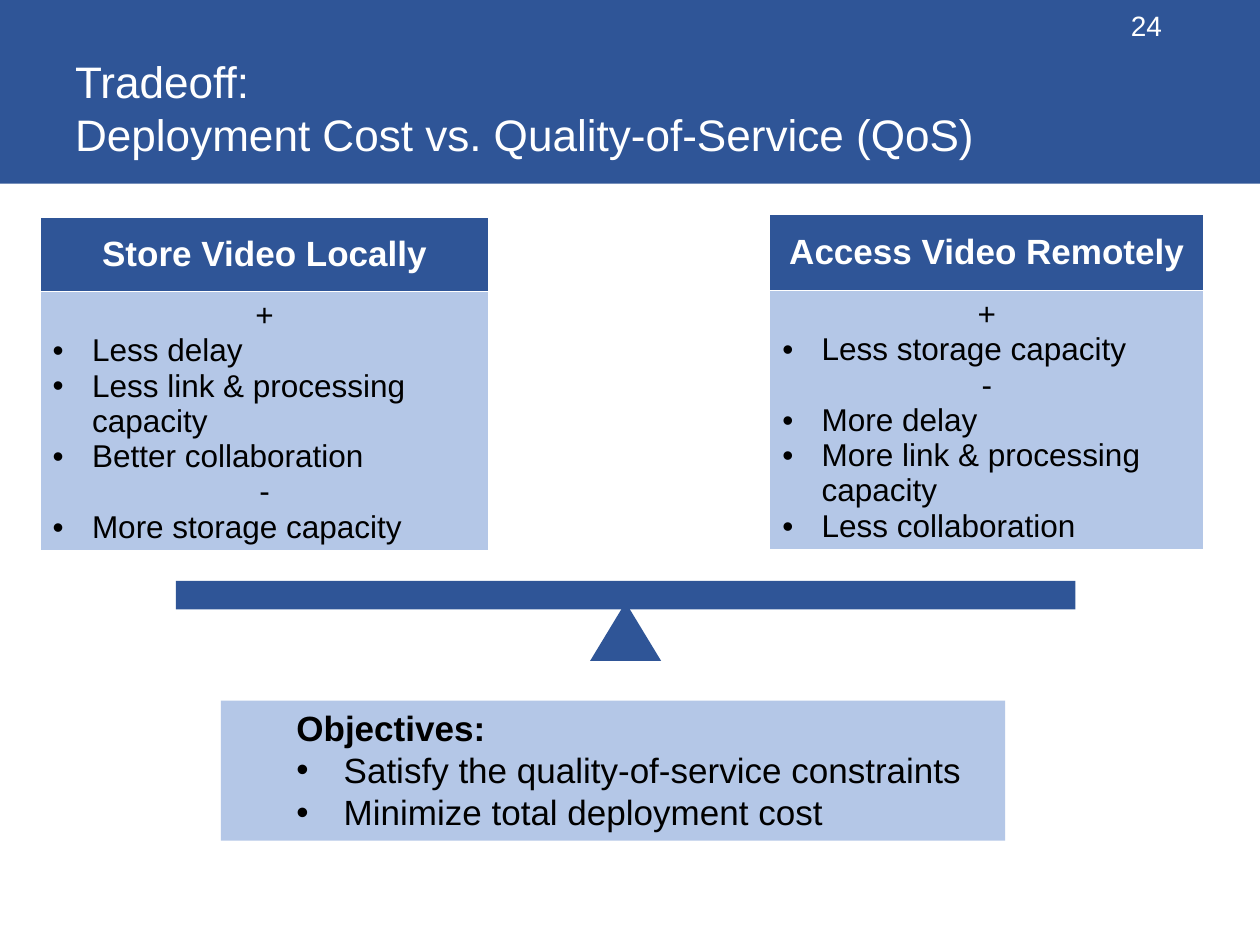
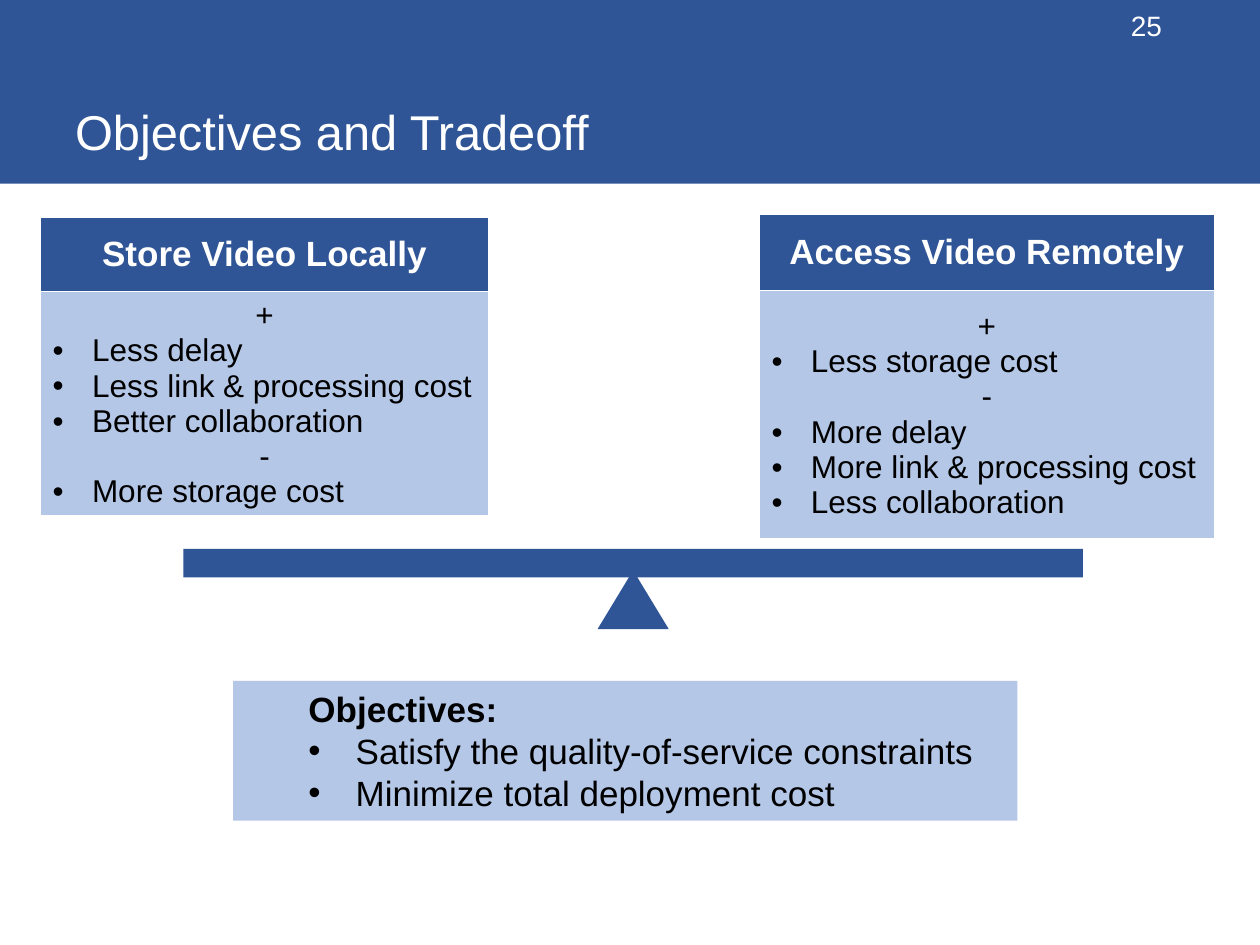
Before and after one commit to changzhangyu/changzhangyu.github.io, a slide deck: slide 25 of files/thesis/thesis.pptx (slide 24 before the commit). Drawn at 1260x945 pixels with LibreOffice and Linux fonts; fonts in the diff are those of the drawing. Boxes give left, top, right and bottom in pixels: in the first picture for what was removed or moved away, otherwise in the second. Text is boxed around its words. In the diff, an @@ line names an element or a change of style, - is before the commit and + after.

```diff
--- a/files/thesis/thesis.pptx
+++ b/files/thesis/thesis.pptx
@@ page number at [1131,16,1162,37]: text changed @@
-24
+25
@@ title at [75,114,589,159]: text changed; size 25.2 to 27.9 pt @@
-Tradeoff:
-Deployment Cost vs. Quality-of-Service (QoS)
+Objectives and Tradeoff
@@ table at [40,217,489,530] @@
-row 2, column 1: + / Less delay / Less link & processing capacity / Better collaboration / - / More storage capacity
+row 2, column 1: + / Less delay / Less link & processing cost / Better collaboration / - / More storage cost
@@ table at [759,214,1215,538] @@
-row 2, column 1: + / Less storage capacity / - / More delay / More link & processing capacity / Less collaboration
+row 2, column 1: + / Less storage cost / - / More delay / More link & processing cost / Less collaboration
@@ table: place and size @@
-table at [770,214,1205,567]
+table at [759,214,1215,538]
@@ rectangle: place and size @@
-rectangle at [176,581,1076,610]
+rectangle at [184,549,1084,578]
@@ triangle: place and size @@
-triangle at [590,602,660,662]
+triangle at [597,571,668,630]
@@ rectangle "Objectives:": place and size @@
-rectangle "Objectives:" at [220,701,1004,840]
+rectangle "Objectives:" at [233,680,1017,820]
```
Also in this commit, not shown: 29 other slides changed, 7 slides added, 1 slide removed, 1 other file.
